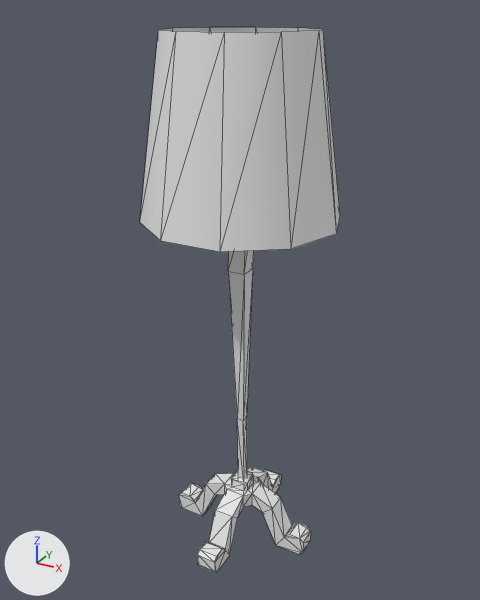
The FBX model UnityProject/Assets/Light.FBX as it was, and as the next commit left it.
Before and after are seen from a camera (50 mm lens) standing at (5.33, -5.06, 3.54) and looking at (3.44, -1.63, 1.83). Lighting does not change. The marker at lower left points along +X, +Y and +Z. Mesh edges are drawn as thin lines. Where no turn or scale is listed for an object, it has been applied to the vertices.
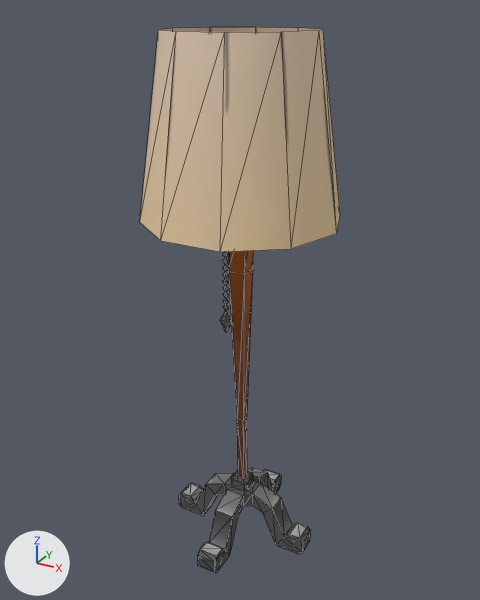
The newer file is also turned or shifted as a whole; pictures and numbers use the older file's frame.

What changed in the scene script:
```text
Add img_maps_psd:
    img_maps_psd = load_image('Maps.psd', 'Maps.png', 1024, 1024, 'sRGB')
Add mat_material__1:
    mat_material__1 = principled_material('Material #1')
    mat_material__1.texture = img_maps_psd
    mat_material__1.roughness = 0.859
Change me_mesh:
    used by ob_box010; location = (3.474, -1.666, 0.0)
    remove me_mesh.from_pydata(...)  # 168 vertices, 284 faces; spans x -0.61..0.61, y -0.58..0.58, z 0.03..3.44
    add me_mesh.from_pydata(...)  # 264 vertices, 410 faces; spans x -0.61..0.61, y -0.58..0.58, z 0.03..3.44
    me_mesh part 1
    96 vertices are added at x -0.03..0.05, y -0.26..-0.17, z 1.72..2.5
    128 new faces join them
    me_mesh part 2: 282 faces spanning x -0.61..0.61, y -0.58..0.58, z 0.03..3.44 switch from no material to mat_material__1 (picture img_maps_psd)
```

Changed parts and their boxes [x1, y1, x2, y2] in the pictures (480 x 600 px):
part 1 of me_mesh, added: after [220, 252, 232, 332]
part 2 of me_mesh, recoloured (grey to beige): [140, 27, 340, 573] in both
